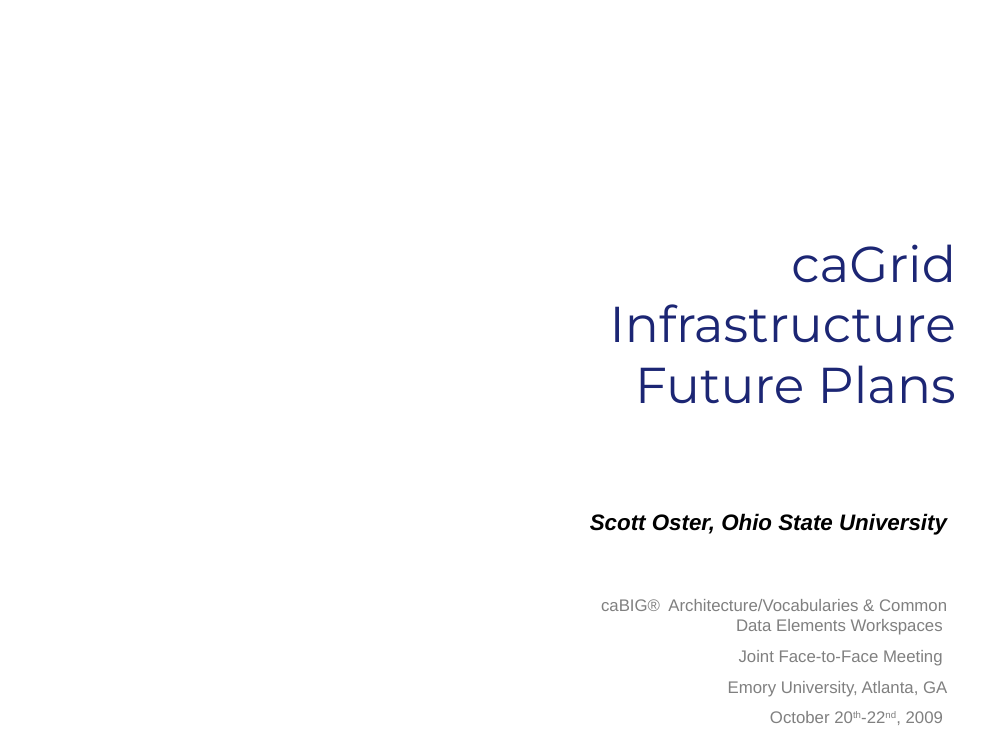
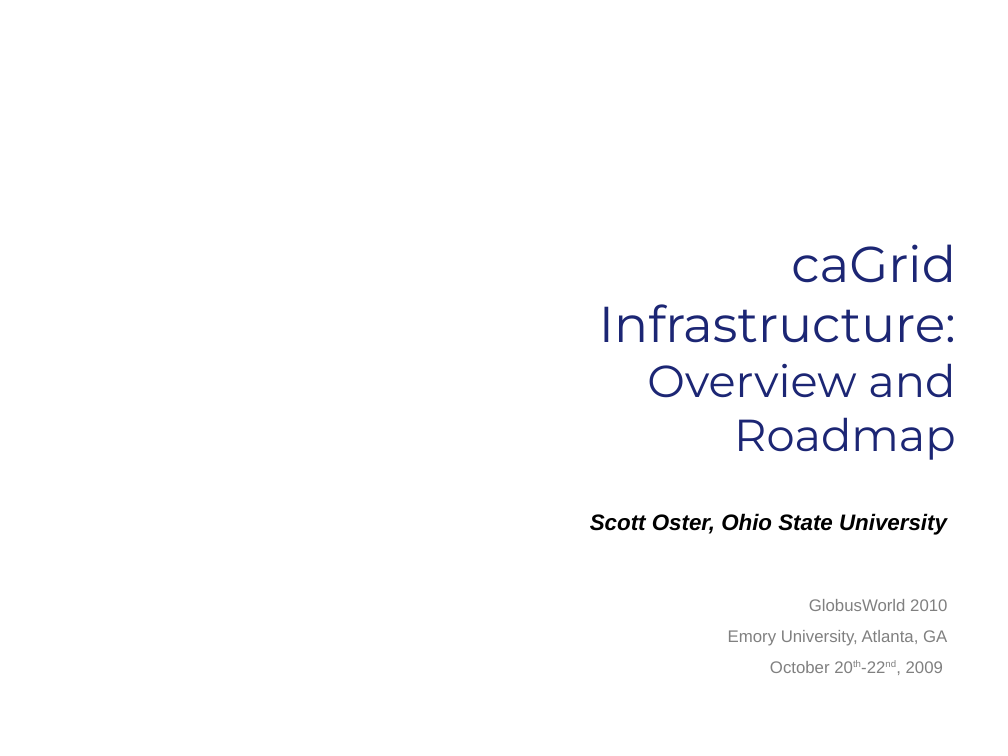
Before and after one commit to NCIP/cagrid-docs, a slide deck: slide 20 of general/presentations/overview/caGrid-Overview-and-Roadmap-GlobusWorld2010.ppt. Drawn at 1008x756 pixels with LibreOffice and Linux fonts; fonts in the diff are those of the drawing; background and template pictures are left out. Boxes give left, top, right and bottom in pixels: in the first picture for what was removed or moved away, otherwise in the second. Text is boxed around its words. In the diff, an @@ line names an element or a change of style, - is before the commit and + after.

```diff
--- a/general/presentations/overview/caGrid-Overview-and-Roadmap-GlobusWorld2010.ppt
+++ b/general/presentations/overview/caGrid-Overview-and-Roadmap-GlobusWorld2010.ppt
@@ title at box(599, 244, 956, 460): text changed @@
-caGrid Infrastructure Future Plans
+caGrid Infrastructure: Overview and Roadmap
@@ text at box(809, 599, 947, 611): text changed @@
-caBIG® Architecture/Vocabularies & Common Data Elements Workspaces
-Joint Face-to-Face Meeting
+GlobusWorld 2010
```
